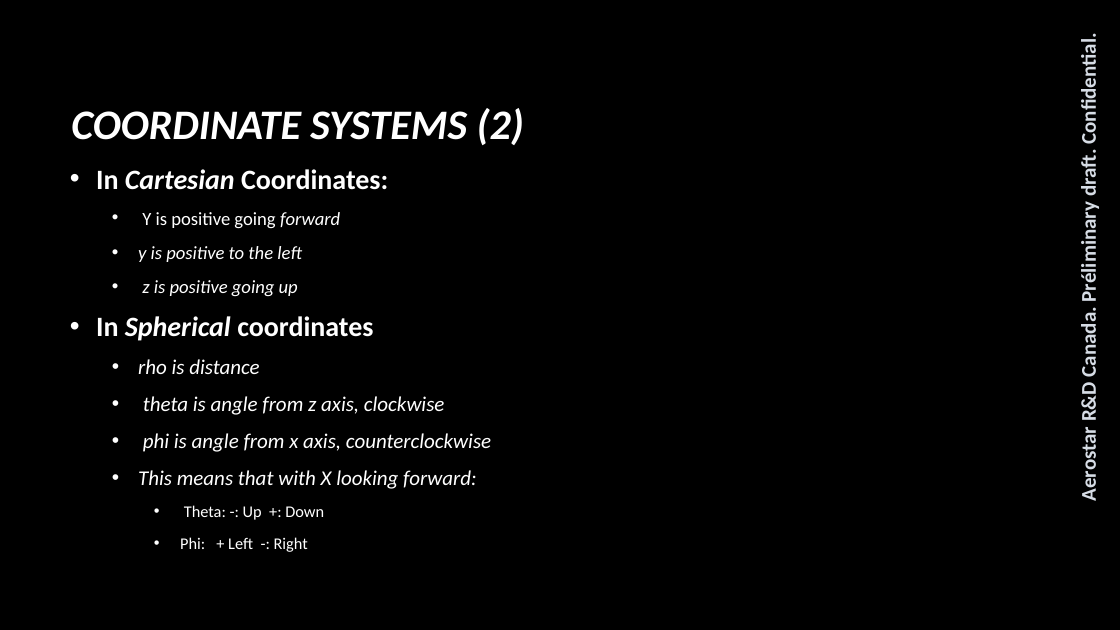
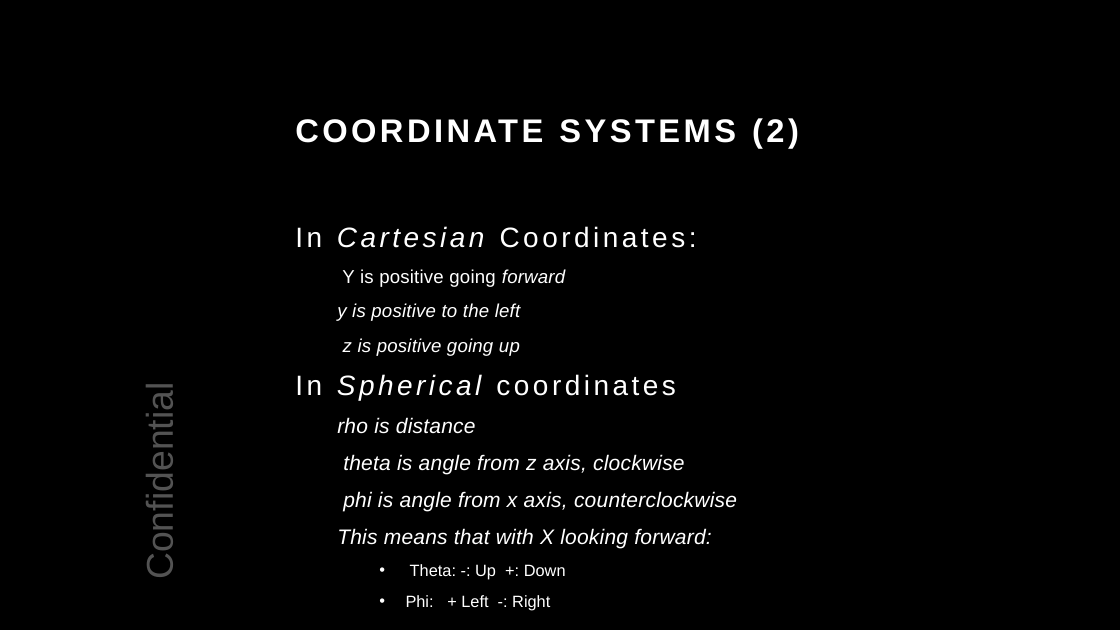
Before and after one commit to samanwaya-jena/EVAL-ADAL6110-16-GUI, a slide deck: slide 11 of docs/AWL Core Software Lib Summary.pptx. Drawn at 1120x630 pixels with LibreOffice and Linux fonts; fonts in the diff are those of the drawing; background and template pictures are left out. Boxes give left, top, right and bottom in pixels: in the first picture for what was removed or moved away, otherwise in the second. Text is boxed around its words. In the diff, an @@ line names an element or a change of style, - is before the commit and + after.

```diff
--- a/docs/AWL Core Software Lib Summary.pptx
+++ b/docs/AWL Core Software Lib Summary.pptx
@@ text removed at box(1076, 44, 1102, 500) @@
-Aerostar R&D Canada. Préliminary draft. Confidential.
@@ title "COORDINATE SYSTEMS (2)": place and size @@
-title "COORDINATE SYSTEMS (2)" at box(71, 108, 524, 145)
+title "COORDINATE SYSTEMS (2)" at box(766, 119, 784, 142)
@@ title "COORDINATE SYSTEMS (2)" at box(766, 119, 784, 142): size 36 to 28 pt, font Calibri to Arial, letter spacing 0 to 3 pt, italic off; vertical alignment middle to top @@
@@ text "In Cartesian Coordinates:": place and size @@
-text "In Cartesian Coordinates:" at box(96, 169, 491, 552)
+text "In Cartesian Coordinates:" at box(295, 226, 737, 611)
@@ text "In Cartesian Coordinates:" at box(295, 226, 737, 611): font Calibri to Arial; letter spacing 0 to 3 pt, bold off in "In Cartesian Coordinates:", "In Spherical coordinates"; letter spacing 0 to 0.2 pt in "Y is positive going forward", "y is positive to the left", "z is positive going up", "rho is distance" and 3 more places; bullet • to none; vertical alignment middle to top @@
@@ text added at box(139, 401, 181, 573), 32 pt, text #525252 @@
+Confidential
```
Also in this commit, not shown: 24 other slides changed, 3 other files.
